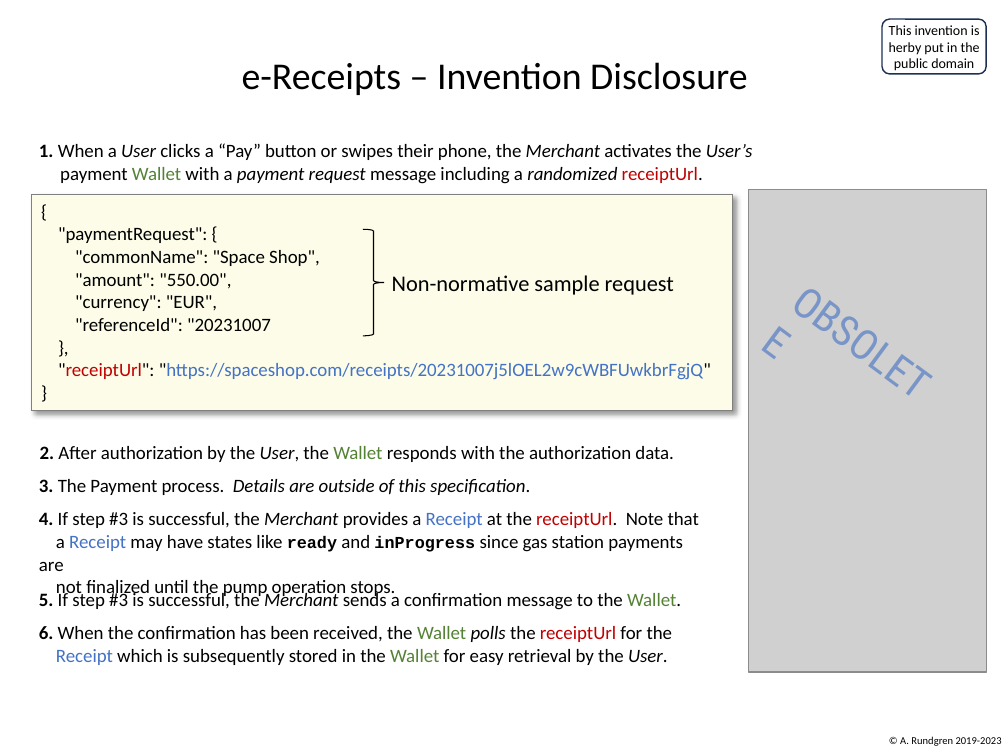
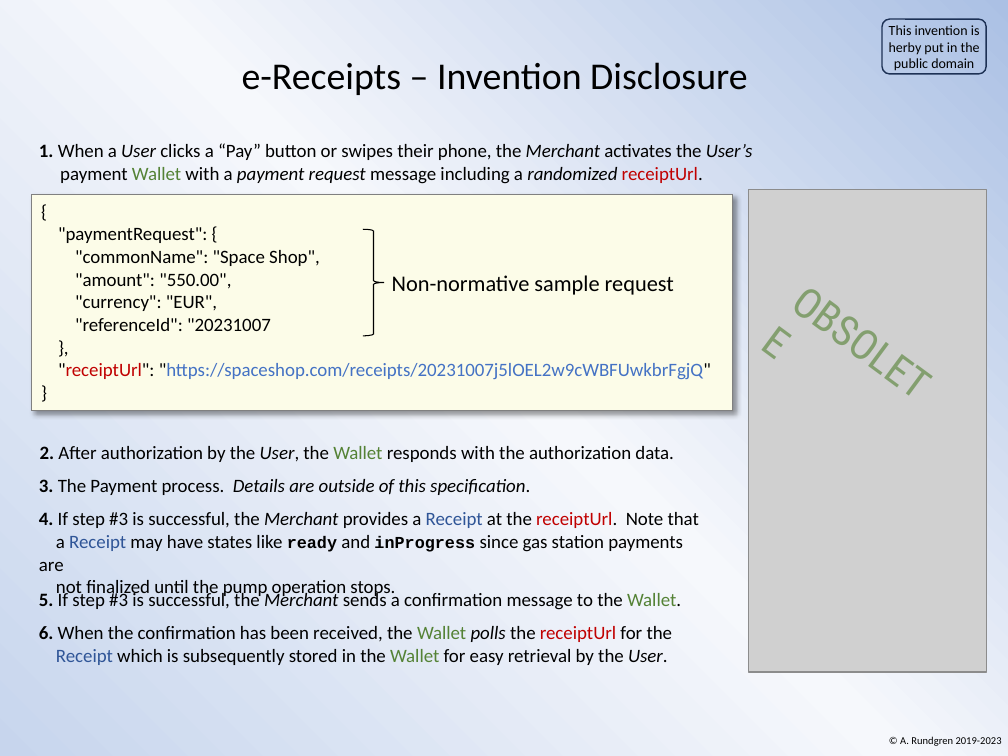
Before and after one commit to cyberphone/doc, a slide deck: slide 1 of defensive-publications/e-receipts.pptx. Drawn at 1008x756 pixels with LibreOffice and Linux fonts; fonts in the diff are those of the drawing; grey boxes stand for pictures. Boxes give left, top, right and bottom in pixels: in the first picture for what was removed or moved away, otherwise in the second. Text is boxed around its words. In the diff, an @@ line names an element or a change of style, - is before the commit and + after.

```diff
--- a/defensive-publications/e-receipts.pptx
+++ b/defensive-publications/e-receipts.pptx
@@ background #FFFFFF to gradient #ABC0E4 to #F6F8FC to #C7D5ED @@
@@ text "OBSOLETE" at (773, 265, 962, 428): text colour #4472C4 at 61% opacity to #548235 at 61% opacity @@
@@ text "4. If step #3 is ..." at (39, 512, 699, 599): text colour #4472C4 to #2F5597 in "Receipt Receipt" @@
@@ text "6. When the confirmation has ..." at (39, 626, 673, 665): text colour #4472C4 to #2F5597 in "Receipt" @@
```
Also in this commit, not shown: 2 other slides changed, 1 other file.
